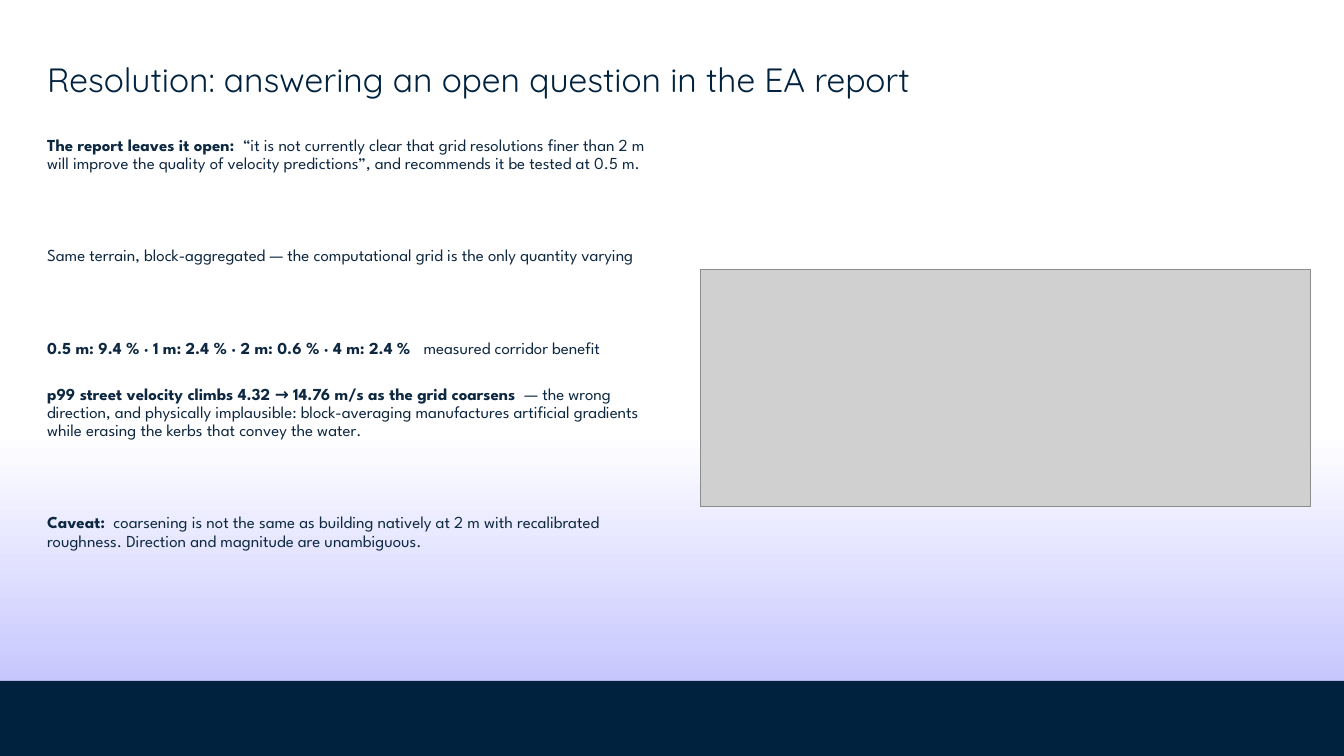
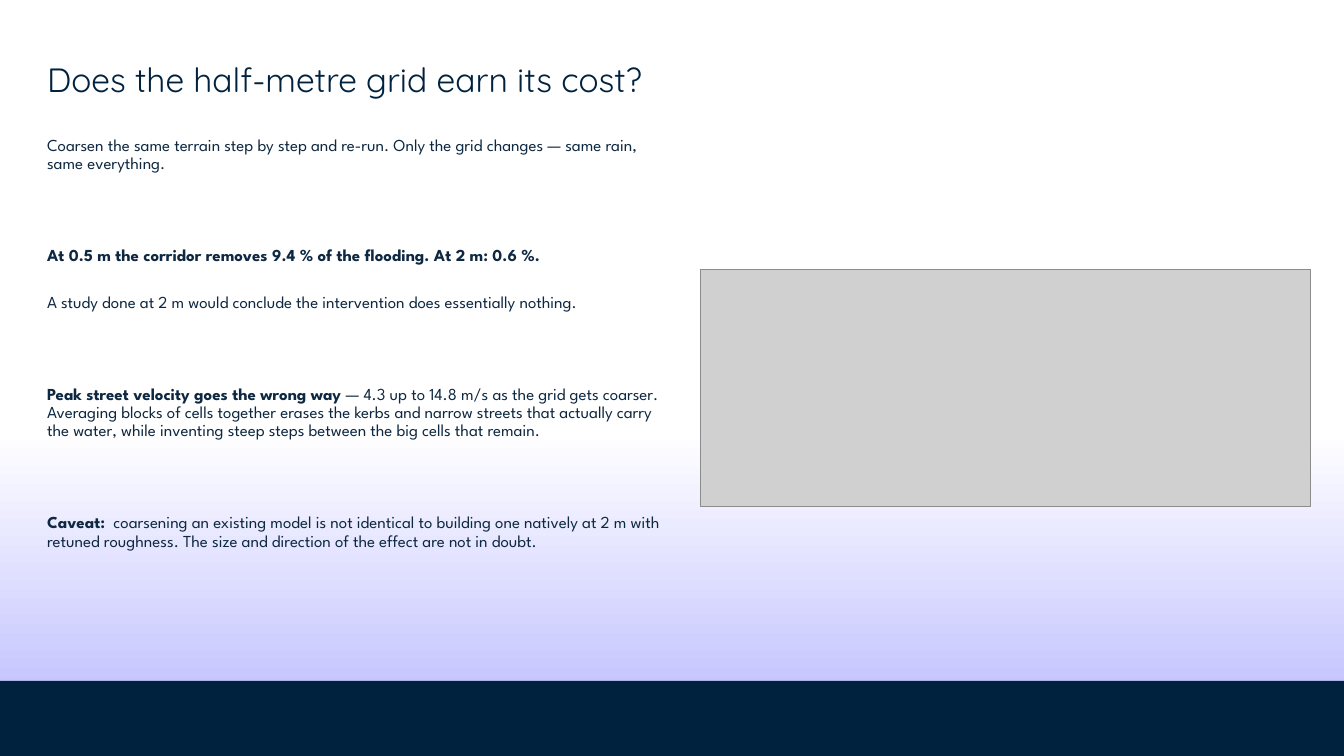
Before and after one commit to stathis-liap/Beirut_Project, a slide deck: slide 14 of output/presentation/almasar_technical_deck.pptx (slide 12 before the commit). Drawn at 1344x756 pixels with LibreOffice and Linux fonts; fonts in the diff are those of the drawing; grey boxes stand for pictures; background and template pictures are left out. Boxes give left, top, right and bottom in pixels: in the first picture for what was removed or moved away, otherwise in the second. Text is boxed around its words. In the diff, an @@ line names an element or a change of style, - is before the commit and + after.

Commit message:
Repitch the technical deck for engineers rather than hydraulics specialists
The deck assumed the audience read the flood-modelling literature. It should
assume they write software and understand maths.

- Every literature name is gone from the slides: Audusse reconstruction, Toro
  wave speeds, Kurganov-Petrova desingularisation, SIMP relaxation, Heaviside
  projection. The equation cards now annotate what each term *does* - "measure
  depth from the higher of the two beds, so still water stays still over a
  step" says more than the name ever did.
- The two schemes are "the cheap way" and "the full way", with what the cheap
  one drops and why it matters here, instead of a citation.
- New tech_loop.png: the stencil, the four steps of a timestep, and the per-run
  budget. Familiar ground for anyone who has written numerical code, and it
  makes steps 1 and 3 the only things that need explaining.
- Testing is framed as a test suite plus a runtime invariant, because that is
  what it is.
- Differentiability is explained as autograd through 75,000 steps - the same
  machinery that trains a network, applied to a solver.
- Adds "the idea in one paragraph" up front and drops the dense formulation
  slide that opened the old version.

20 slides, up from 18. The overview deck is unchanged.

```diff
--- a/output/presentation/almasar_technical_deck.pptx
+++ b/output/presentation/almasar_technical_deck.pptx
@@ title at [47, 67, 642, 99]: text changed @@
-Resolution: answering an open question in the EA report
+Does the half-metre grid earn its cost?
@@ text at [47, 139, 660, 551]: text changed @@
-The report leaves it open: “it is not currently clear that grid resolutions finer than 2 m will improve the quality of velocity predictions”, and recommends it be tested at 0.5 m.
-Same terrain, block-aggregated — the computational grid is the only quantity varying
-0.5 m: 9.4 % · 1 m: 2.4 % · 2 m: 0.6 % · 4 m: 2.4 % measured corridor benefit
-p99 street velocity climbs 4.32 → 14.76 m/s as the grid coarsens — the wrong direction, and physically implausible: block-averaging manufactures artificial gradients while erasing the kerbs that convey the water.
-Caveat: coarsening is not the same as building natively at 2 m with recalibrated roughness. Direction and magnitude are unambiguous.
+Coarsen the same terrain step by step and re-run. Only the grid changes — same rain, same everything.
+At 0.5 m the corridor removes 9.4 % of the flooding. At 2 m: 0.6 %.
+A study done at 2 m would conclude the intervention does essentially nothing.
+Peak street velocity goes the wrong way — 4.3 up to 14.8 m/s as the grid gets coarser. Averaging blocks of cells together erases the kerbs and narrow streets that actually carry the water, while inventing steep steps between the big cells that remain.
+Caveat: coarsening an existing model is not identical to building one natively at 2 m with retuned roughness. The size and direction of the effect are not in doubt.
```
Also in this commit, not shown: 6 other slides changed, 12 slides added, 10 slides removed, 9 other files.
